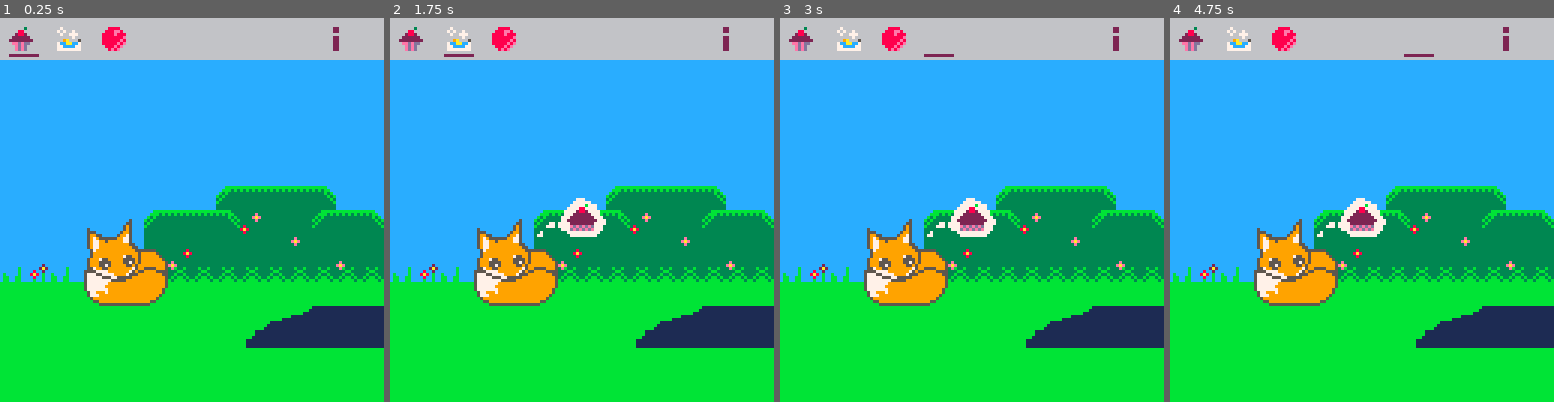
Above: before the commit, frames 1-4 (left to right).
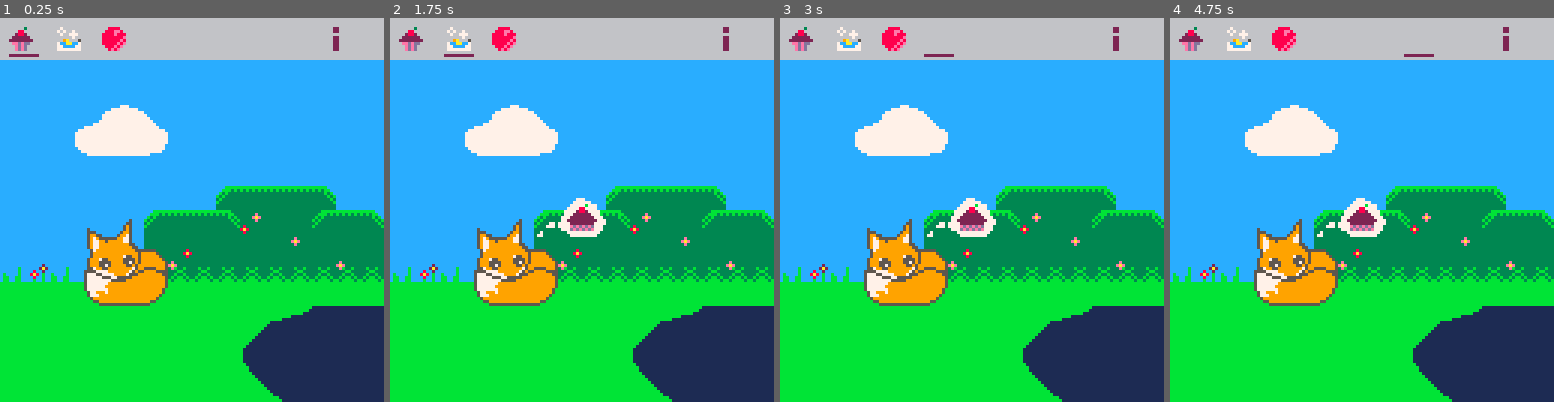
Above: after the commit, the same moments.

Repository: Cigh/pico8-playground
Game: PICO-8 cartridge carts/foxmagotchi.p8
Two runs of this game, one before a commit and one after it. Both use one fixed random seed, a clock stepped at 60 frames per second and the inputs below.
Inputs:
- Up to frame 1 (0.25 s): no input
- Up to frame 2 (1.75 s): tap O (Z key) at 0.7, 1.7 s; hold Right from 1.6 s (still down)
- Up to frame 3 (3 s): release Right at 2.1 s; tap O (Z key) at 2.1, 2.5, 2.9 s; hold Right from 2.47 s (still down)
- Up to frame 4 (4.75 s): release Right at 3.03 s; hold Left 3.08-3.58 s; tap O (Z key) every 0.4 s from 3.3 to 4.5 s; hold Right 4.02-4.68 s

The runs differ from the first frame. In frame 1, 7.0% of the frame differs, in the area x 19-100%, y 22-100%; in frame 2, 7.0%; in frame 3, 7.0%; in frame 4, 7.0%.

Commit message:
moar sprites (I love making them)

Diff:
--- a/carts/foxmagotchi.p8
+++ b/carts/foxmagotchi.p8
@@ -50,8 +50,6 @@
   rectfill(0, 0, 128, 128, 0)
   -- draw the map
   map(0, 0, 0, 0, 16, 16)
-   -- draw the floor
-  rectfill(0, 110, 128, 128, 11)
 
   -- draw the hud bar
   rectfill(0, 0, 128, 13, 6)
@@ -403,162 +401,162 @@
 4848484848484848484848484848484800000000000000000000000000000000000000000000000000000000000000000000000000000000000000000000000000000000000000000000000000000000000000000000000000000000000000000000000000000000000000000000000000000000000000000000000000000000
 4848484848484848484848484848484800000000000000000000000000000000000000000000000000000000000000000000000000000000000000000000000000000000000000000000000000000000000000000000000000000000000000000000000000000000000000000000000000000000000000000000000000000000
 4848484848484848484848484848484800000000000000000000000000000000000000000000000000000000000000000000000000000000000000000000000000000000000000000000000000000000000000000000000000000000000000000000000000000000000000000000000000000000000000000000000000000000
-4848484848484848484848484848484800000000000000000000000000000000000000000000000000000000000000000000000000000000000000000000000000000000000000000000000000000000000000000000000000000000000000000000000000000000000000000000000000000000000000000000000000000000
-4848484848484848484848484848484800000000000000000000000000000000000000000000000000000000000000000000000000000000000000000000000000000000000000000000000000000000000000000000000000000000000000000000000000000000000000000000000000000000000000000000000000000000
-4848484848484848484848484848484800000000000000000000000000000000000000000000000000000000000000000000000000000000000000000000000000000000000000000000000000000000000000000000000000000000000000000000000000000000000000000000000000000000000000000000000000000000
-4848484848484848484848484848484800000000000000000000000000000000000000000000000000000000000000000000000000000000000000000000000000000000000000000000000000000000000000000000000000000000000000000000000000000000000000000000000000000000000000000000000000000000
+4848484c4d4e4f48484848484848484800000000000000000000000000000000000000000000000000000000000000000000000000000000000000000000000000000000000000000000000000000000000000000000000000000000000000000000000000000000000000000000000000000000000000000000000000000000
+4848485c5d5e5f48484848484848484800000000000000000000000000000000000000000000000000000000000000000000000000000000000000000000000000000000000000000000000000000000000000000000000000000000000000000000000000000000000000000000000000000000000000000000000000000000
+4848486c6d6e6f48484848484848484800000000000000000000000000000000000000000000000000000000000000000000000000000000000000000000000000000000000000000000000000000000000000000000000000000000000000000000000000000000000000000000000000000000000000000000000000000000
+4848487c7d7e7f48484848484848484800000000000000000000000000000000000000000000000000000000000000000000000000000000000000000000000000000000000000000000000000000000000000000000000000000000000000000000000000000000000000000000000000000000000000000000000000000000
 4848484848484848484445454546484800000000000000000000000000000000000000000000000000000000000000000000000000000000000000000000000000000000000000000000000000000000000000000000000000000000000000000000000000000000000000000000000000000000000000000000000000000000
 4848484848484445456656545465454600000000000000000000000000000000000000000000000000000000000000000000000000000000000000000000000000000000000000000000000000000000000000000000000000000000000000000000000000000000000000000000000000000000000000000000000000000000
 4848484848485458545454545754545400000000000000000000000000000000000000000000000000000000000000000000000000000000000000000000000000000000000000000000000000000000000000000000000000000000000000000000000000000000000000000000000000000000000000000000000000000000
 7778774877785564555555555555645500000000000000000000000000000000000000000000000000000000000000000000000000000000000000000000000000000000000000000000000000000000000000000000000000000000000000000000000000000000000000000000000000000000000000000000000000000000
 7676767676767676767676767676767600000000000000000000000000000000000000000000000000000000000000000000000000000000000000000000000000000000000000000000000000000000000000000000000000000000000000000000000000000000000000000000000000000000000000000000000000000000
-76767676767676767676765a5b68686800000000000000000000000000000000000000000000000000000000000000000000000000000000000000000000000000000000000000000000000000000000000000000000000000000000000000000000000000000000000000000000000000000000000000000000000000000000
-7676767676767676767669686868686800000000000000000000000000000000000000000000000000000000000000000000000000000000000000000000000000000000000000000000000000000000000000000000000000000000000000000000000000000000000000000000000000000000000000000000000000000000
-0000000000000000000000000000000000000000000000000000000000000000000000000000000000000000000000000000000000000000000000000000000000000000000000000000000000000000000000000000000000000000000000000000000000000000000000000000000000000000000000000000000000000000
-0000000000000000000000000000000000000000000000000000000000000000000000000000000000000000000000000000000000000000000000000000000000000000000000000000000000000000000000000000000000000000000000000000000000000000000000000000000000000000000000000000000000000000
-0000000000000000000000000000000000000000000000000000000000000000000000000000000000000000000000000000000000000000000000000000000000000000000000000000000000000000000000000000000000000000000000000000000000000000000000000000000000000000000000000000000000000000
-0000000000000000000000000000000000000000000000000000000000000000000000000000000000000000000000000000000000000000000000000000000000000000000000000000000000000000000000000000000000000000000000000000000000000000000000000000000000000000000000000000000000000000
-0000000000000000000000000000000000000000000000000000000000000000000000000000000000000000000000000000000000000000000000000000000000000000000000000000000000000000000000000000000000000000000000000000000000000000000000000000000000000000000000000000000000000000
-0000000000000000000000000000000000000000000000000000000000000000000000000000000000000000000000000000000000000000000000000000000000000000000000000000000000000000000000000000000000000000000000000000000000000000000000000000000000000000000000000000000000000000
-0000000000000000000000000000000000000000000000000000000000000000000000000000000000000000000000000000000000000000000000000000000000000000000000000000000000000000000000000000000000000000000000000000000000000000000000000000000000000000000000000000000000000000
-0000000000000000000000000000000000000000000000000000000000000000000000000000000000000000000000000000000000000000000000000000000000000000000000000000000000000000000000000000000000000000000000000000000000000000000000000000000000000000000000000000000000000000
-0000000000000000000000000000000000000000000000000000000000000000000000000000000000000000000000000000000000000000000000000000000000000000000000000000000000000000000000000000000000000000000000000000000000000000000000000000000000000000000000000000000000000000
-0000000000000000000000000000000000000000000000000000000000000000000000000000000000000000000000000000000000000000000000000000000000000000000000000000000000000000000000000000000000000000000000000000000000000000000000000000000000000000000000000000000000000000
-0000000000000000000000000000000000000000000000000000000000000000000000000000000000000000000000000000000000000000000000000000000000000000000000000000000000000000000000000000000000000000000000000000000000000000000000000000000000000000000000000000000000000000
-0000000000000000000000000000000000000000000000000000000000000000000000000000000000000000000000000000000000000000000000000000000000000000000000000000000000000000000000000000000000000000000000000000000000000000000000000000000000000000000000000000000000000000
-0000000000000000000000000000000000000000000000000000000000000000000000000000000000000000000000000000000000000000000000000000000000000000000000000000000000000000000000000000000000000000000000000000000000000000000000000000000000000000000000000000000000000000
-0000000000000000000000000000000000000000000000000000000000000000000000000000000000000000000000000000000000000000000000000000000000000000000000000000000000000000000000000000000000000000000000000000000000000000000000000000000000000000000000000000000000000000
-0000000000000000000000000000000000000000000000000000000000000000000000000000000000000000000000000000000000000000000000000000000000000000000000000000000000000000000000000000000000000000000000000000000000000000000000000000000000000000000000000000000000000000
-0000000000000000000000000000000000000000000000000000000000000000000000000000000000000000000000000000000000000000000000000000000000000000000000000000000000000000000000000000000000000000000000000000000000000000000000000000000000000000000000000000000000000000
-0000000000000000000000000000000000000000000000000000000000000000000000000000000000000000000000000000000000000000000000000000000000000000000000000000000000000000000000000000000000000000000000000000000000000000000000000000000000000000000000000000000000000000
-0000000000000000000000000000000000000000000000000000000000000000000000000000000000000000000000000000000000000000000000000000000000000000000000000000000000000000000000000000000000000000000000000000000000000000000000000000000000000000000000000000000000000000
-…(130 lines of a section not shown)…
+76767676767676767676765a5b7a7a7a00000000000000000000000000000000000000000000000000000000000000000000000000000000000000000000000000000000000000000000000000000000000000000000000000000000000000000000000000000000000000000000000000000000000000000000000000000000
+76767676767676767676697a7a7a7a7a00000000000000000000000000000000000000000000000000000000000000000000000000000000000000000000000000000000000000000000000000000000000000000000000000000000000000000000000000000000000000000000000000000000000000000000000000000000
+76767676767676767676797a7a7a7a7a00000000000000000000000000000000000000000000000000000000000000000000000000000000000000000000000000000000000000000000000000000000000000000000000000000000000000000000000000000000000000000000000000000000000000000000000000000000
+767676767676767676764b4a7a7a7a7a00000000000000000000000000000000000000000000000000000000000000000000000000000000000000000000000000000000000000000000000000000000000000000000000000000000000000000000000000000000000000000000000000000000000000000000000000000000
+0000000000000000000000000000000000000000000000000000000000000000000000000000000000000000000000000000000000000000000000000000000000000000000000000000000000000000000000000000000000000000000000000000000000000000000000000000000000000000000000000000000000000000
+0000000000000000000000000000000000000000000000000000000000000000000000000000000000000000000000000000000000000000000000000000000000000000000000000000000000000000000000000000000000000000000000000000000000000000000000000000000000000000000000000000000000000000
+0000000000000000000000000000000000000000000000000000000000000000000000000000000000000000000000000000000000000000000000000000000000000000000000000000000000000000000000000000000000000000000000000000000000000000000000000000000000000000000000000000000000000000
+0000000000000000000000000000000000000000000000000000000000000000000000000000000000000000000000000000000000000000000000000000000000000000000000000000000000000000000000000000000000000000000000000000000000000000000000000000000000000000000000000000000000000000
+0000000000000000000000000000000000000000000000000000000000000000000000000000000000000000000000000000000000000000000000000000000000000000000000000000000000000000000000000000000000000000000000000000000000000000000000000000000000000000000000000000000000000000
+0000000000000000000000000000000000000000000000000000000000000000000000000000000000000000000000000000000000000000000000000000000000000000000000000000000000000000000000000000000000000000000000000000000000000000000000000000000000000000000000000000000000000000
+0000000000000000000000000000000000000000000000000000000000000000000000000000000000000000000000000000000000000000000000000000000000000000000000000000000000000000000000000000000000000000000000000000000000000000000000000000000000000000000000000000000000000000
+0000000000000000000000000000000000000000000000000000000000000000000000000000000000000000000000000000000000000000000000000000000000000000000000000000000000000000000000000000000000000000000000000000000000000000000000000000000000000000000000000000000000000000
+0000000000000000000000000000000000000000000000000000000000000000000000000000000000000000000000000000000000000000000000000000000000000000000000000000000000000000000000000000000000000000000000000000000000000000000000000000000000000000000000000000000000000000
+0000000000000000000000000000000000000000000000000000000000000000000000000000000000000000000000000000000000000000000000000000000000000000000000000000000000000000000000000000000000000000000000000000000000000000000000000000000000000000000000000000000000000000
+0000000000000000000000000000000000000000000000000000000000000000000000000000000000000000000000000000000000000000000000000000000000000000000000000000000000000000000000000000000000000000000000000000000000000000000000000000000000000000000000000000000000000000
+0000000000000000000000000000000000000000000000000000000000000000000000000000000000000000000000000000000000000000000000000000000000000000000000000000000000000000000000000000000000000000000000000000000000000000000000000000000000000000000000000000000000000000
+0000000000000000000000000000000000000000000000000000000000000000000000000000000000000000000000000000000000000000000000000000000000000000000000000000000000000000000000000000000000000000000000000000000000000000000000000000000000000000000000000000000000000000
+0000000000000000000000000000000000000000000000000000000000000000000000000000000000000000000000000000000000000000000000000000000000000000000000000000000000000000000000000000000000000000000000000000000000000000000000000000000000000000000000000000000000000000
+0000000000000000000000000000000000000000000000000000000000000000000000000000000000000000000000000000000000000000000000000000000000000000000000000000000000000000000000000000000000000000000000000000000000000000000000000000000000000000000000000000000000000000
+0000000000000000000000000000000000000000000000000000000000000000000000000000000000000000000000000000000000000000000000000000000000000000000000000000000000000000000000000000000000000000000000000000000000000000000000000000000000000000000000000000000000000000
+…(130 lines of a section not shown)…
Not shown, changed: 55 lines of the sprite sheet (__gfx__) section of carts/foxmagotchi.p8
